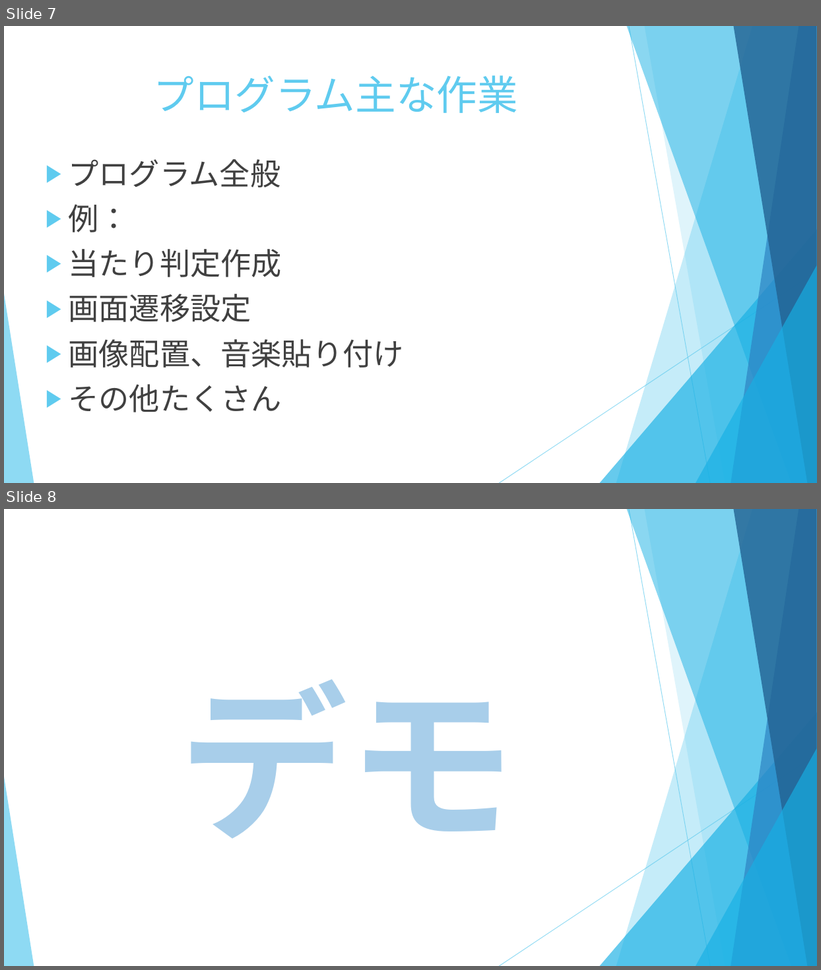
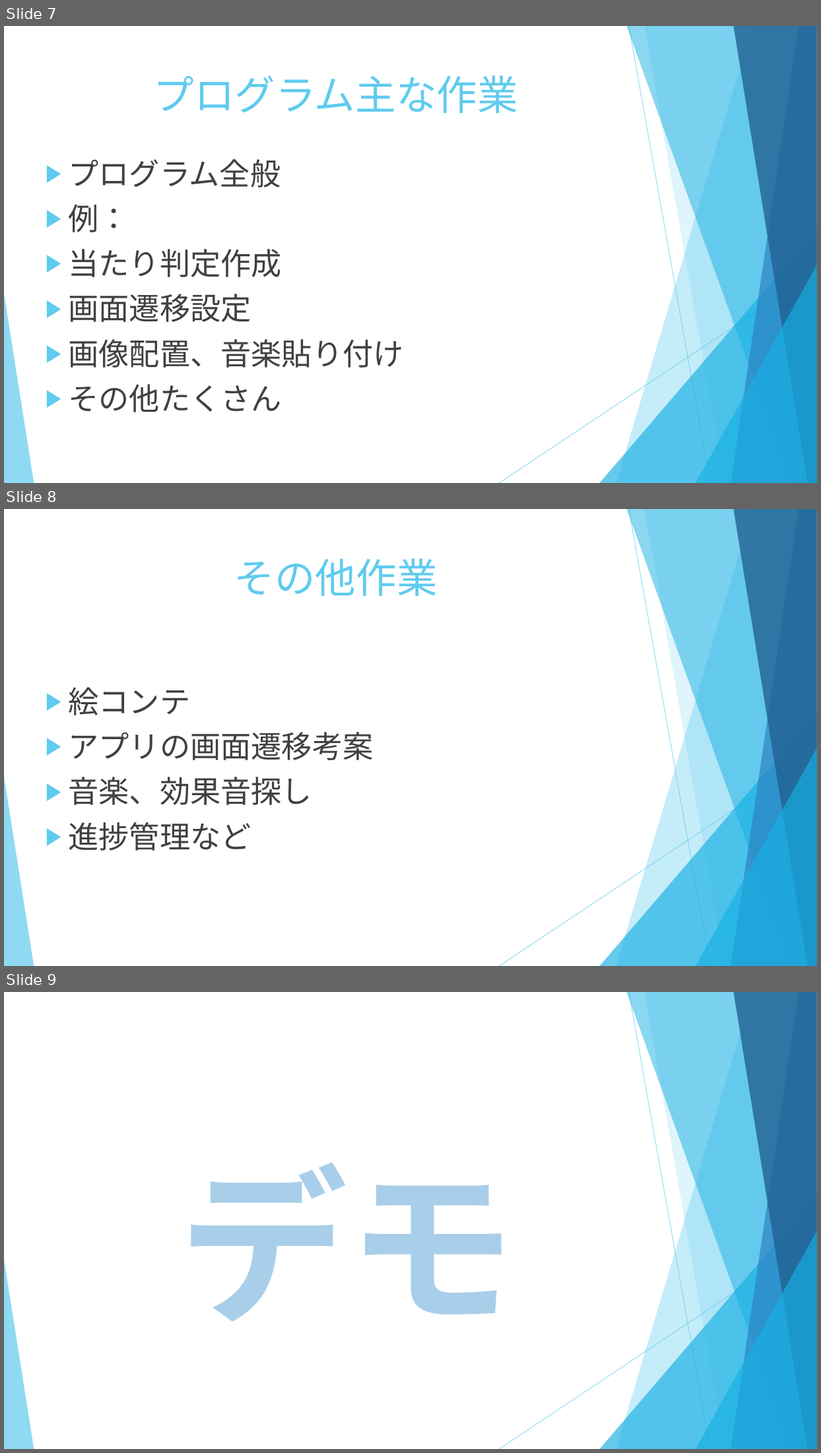
Before and after one commit to incho/MobileApp, a slide deck: スライド/最終プレゼン.pptx. Shown one above the other, each under a label of ours: slides 7 and 8 before the commit, slides 7, 8 and 9 after it. The pictures are 821x970 and 821x1453 pixels, drawn with LibreOffice and Linux fonts; fonts in the diff are those of the drawing. Boxes give left, top, right and bottom in pixels: in the first picture for what was removed or moved away, otherwise in the second. Text is boxed around its words. In the diff, an @@ line names an element or a change of style, - is before the commit and + after.

```diff
--- a/スライド/最終プレゼン.pptx
+++ b/スライド/最終プレゼン.pptx
@@ slide 8 added at (x1=4, y1=509, x2=817, y2=966), background #FFFFFF; not listed: 10 template elements that a slide beside it also shows @@
@@ title added at (x1=234, y1=559, x2=438, y2=596), 48 pt, text #5FCBEF @@
+その他作業
@@ text added at (x1=68, y1=687, x2=373, y2=851), 36 pt, text #404040 @@
+▶ 絵コンテ
+▶ アプリの画面遷移考案
+▶ 音楽、効果音探し
+▶ 進捗管理など
@@ what was slide 8 is now slide 9 @@
```
Also in this commit, not shown: 3 other files.
